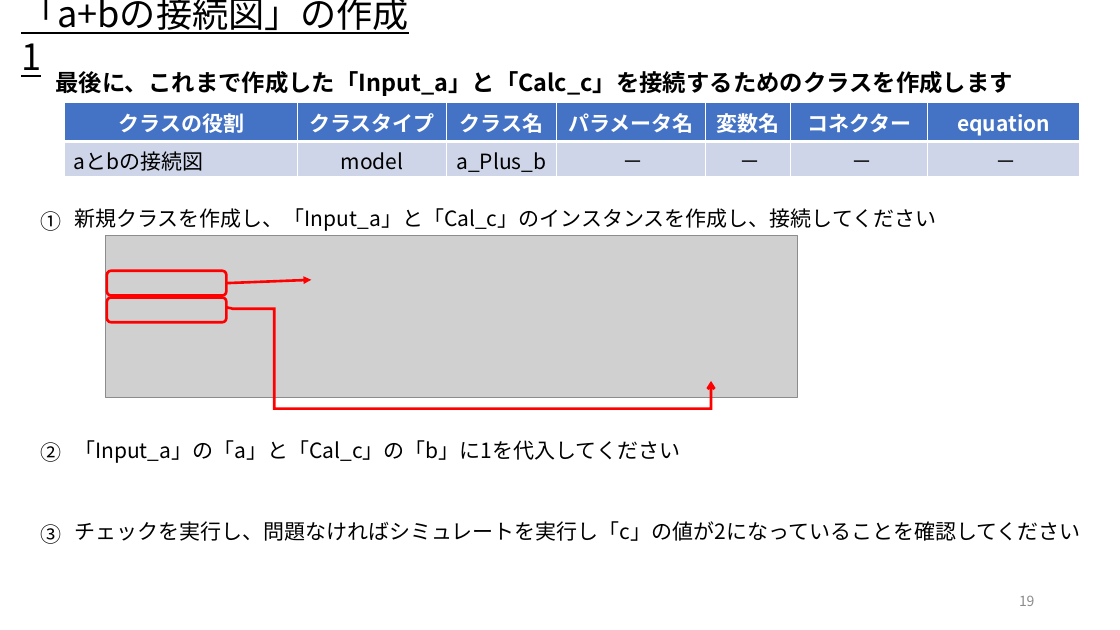
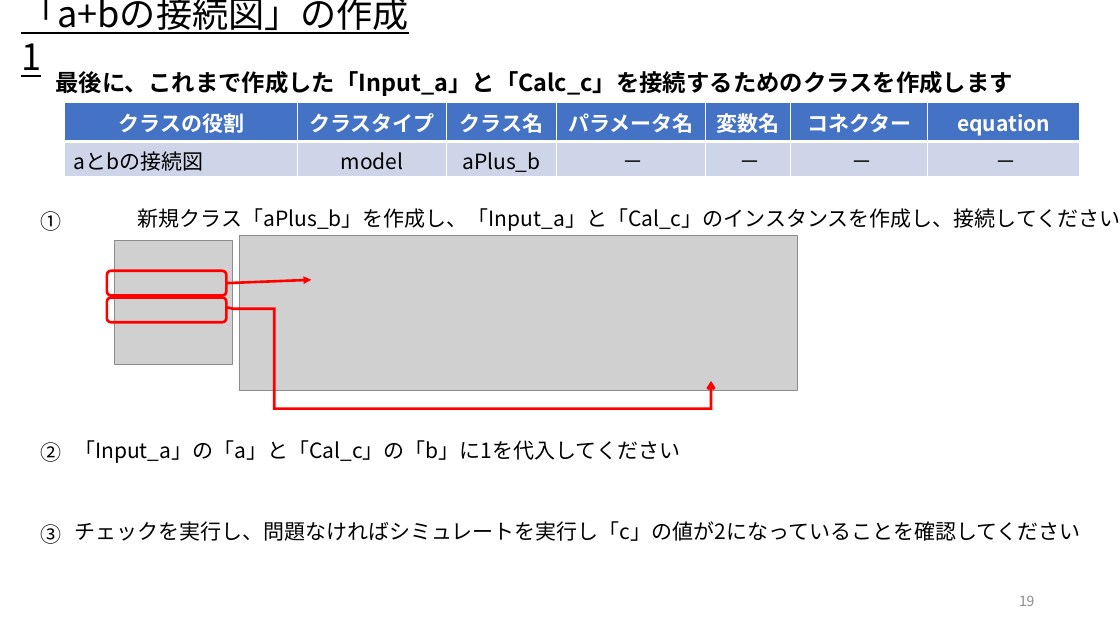
Before and after one commit to UedaShigenori/OpenModelica_Tutorials_Ja, a slide deck: slide 19 of 5_CustomizeModel3_OnePlusOne/OpenModelica_Tutorials_5.pptx. Drawn at 1120x630 pixels with LibreOffice and Linux fonts; fonts in the diff are those of the drawing; grey boxes stand for pictures. Boxes give left, top, right and bottom in pixels: in the first picture for what was removed or moved away, otherwise in the second. Text is boxed around its words. In the diff, an @@ line names an element or a change of style, - is before the commit and + after.

```diff
--- a/5_CustomizeModel3_OnePlusOne/OpenModelica_Tutorials_5.pptx
+++ b/5_CustomizeModel3_OnePlusOne/OpenModelica_Tutorials_5.pptx
@@ table at <box>65,103,1080,176</box> @@
-row 2, column 3: a_Plus_b
+row 2, column 3: aPlus_b
@@ text at <box>138,208,1120,231</box>: text changed @@
-新規クラスを作成し、「Input_a」と「Cal_c」のインスタンスを作成し、接続してください
+新規クラス「aPlus_b」を作成し、「Input_a」と「Cal_c」のインスタンスを作成し、接続してください
@@ picture: place and size @@
-picture at <box>105,235,797,397</box>
+picture at <box>239,235,798,391</box>
@@ picture added at <box>114,241,233,365</box> @@
```
Also in this commit, not shown: 8 other slides changed, 3 other files.
